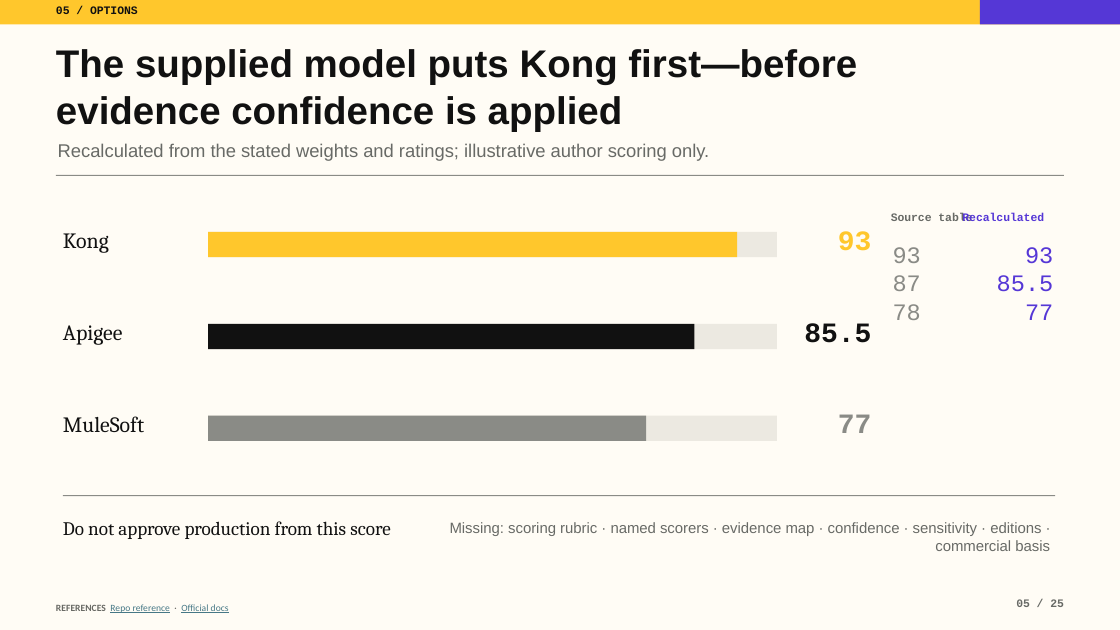
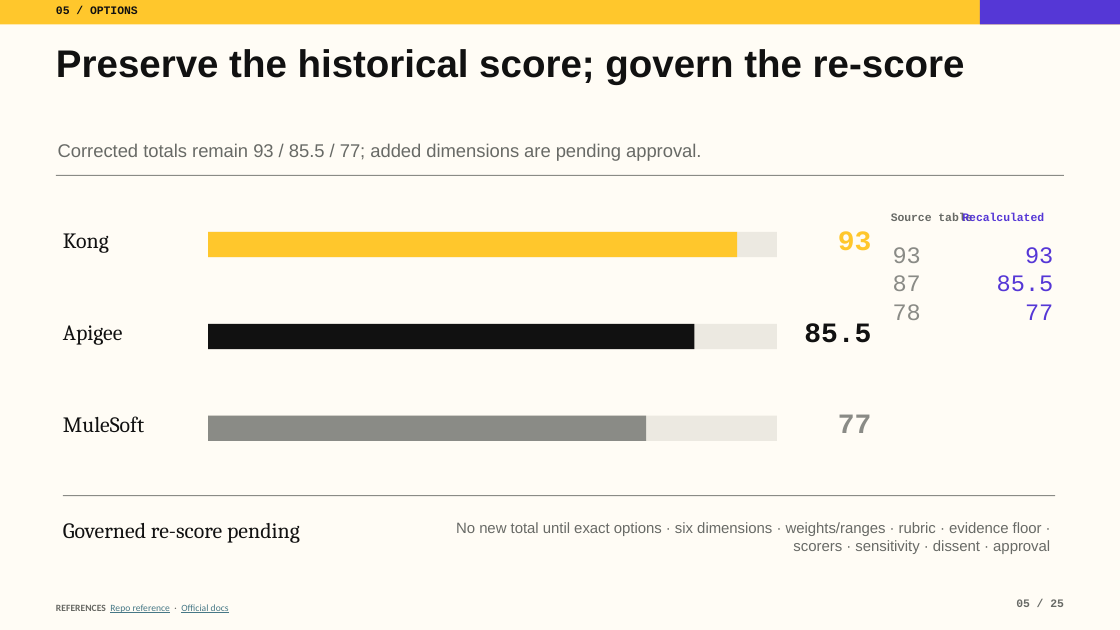
Before and after one commit to tomqwu/apim, a slide deck: slide 5 of presentations/kong-platform-journey-guided.pptx. Drawn at 1120x630 pixels with LibreOffice and Linux fonts; fonts in the diff are those of the drawing. Boxes give left, top, right and bottom in pixels: in the first picture for what was removed or moved away, otherwise in the second. Text is boxed around its words. In the diff, an @@ line names an element or a change of style, - is before the commit and + after.

Commit message:
Expand Kong evaluation assurance and migration evidence (#15)

```diff
--- a/presentations/kong-platform-journey-guided.pptx
+++ b/presentations/kong-platform-journey-guided.pptx
@@ text at <box>56,49,965,85</box>: text changed @@
-The supplied model puts Kong first—before evidence confidence is applied
+Preserve the historical score; govern the re-score
@@ text at <box>58,143,701,161</box>: text changed @@
-Recalculated from the stated weights and ratings; illustrative author scoring only.
+Corrected totals remain 93 / 85.5 / 77; added dimensions are pending approval.
@@ text at <box>63,523,300,543</box>: text changed; size 16.3 to 18.8 pt @@
-Do not approve production from this score
+Governed re-score pending
@@ text at <box>456,522,1050,554</box>: text changed @@
-Missing: scoring rubric · named scorers · evidence map · confidence · sensitivity · editions · commercial basis
+No new total until exact options · six dimensions · weights/ranges · rubric · evidence floor · scorers · sensitivity · dissent · approval
```
Also in this commit, not shown: 9 other slides changed, 22 other files.
